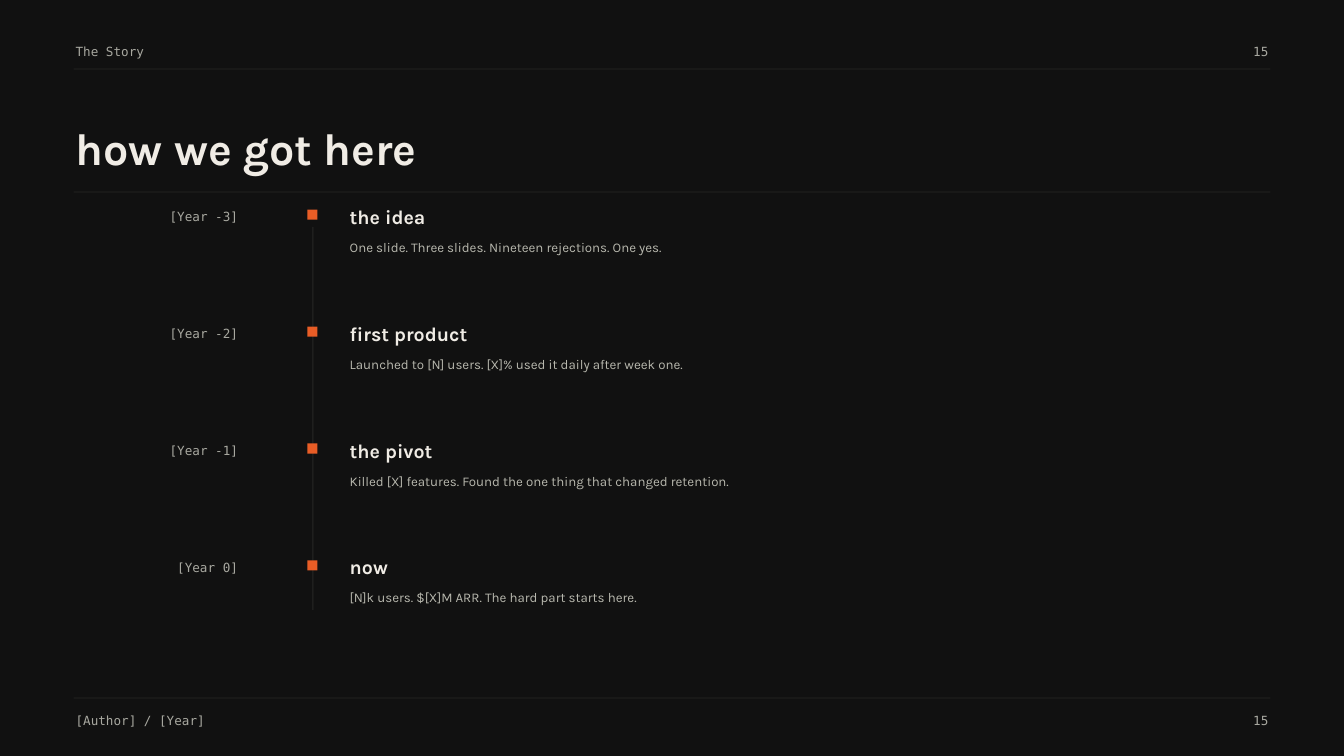
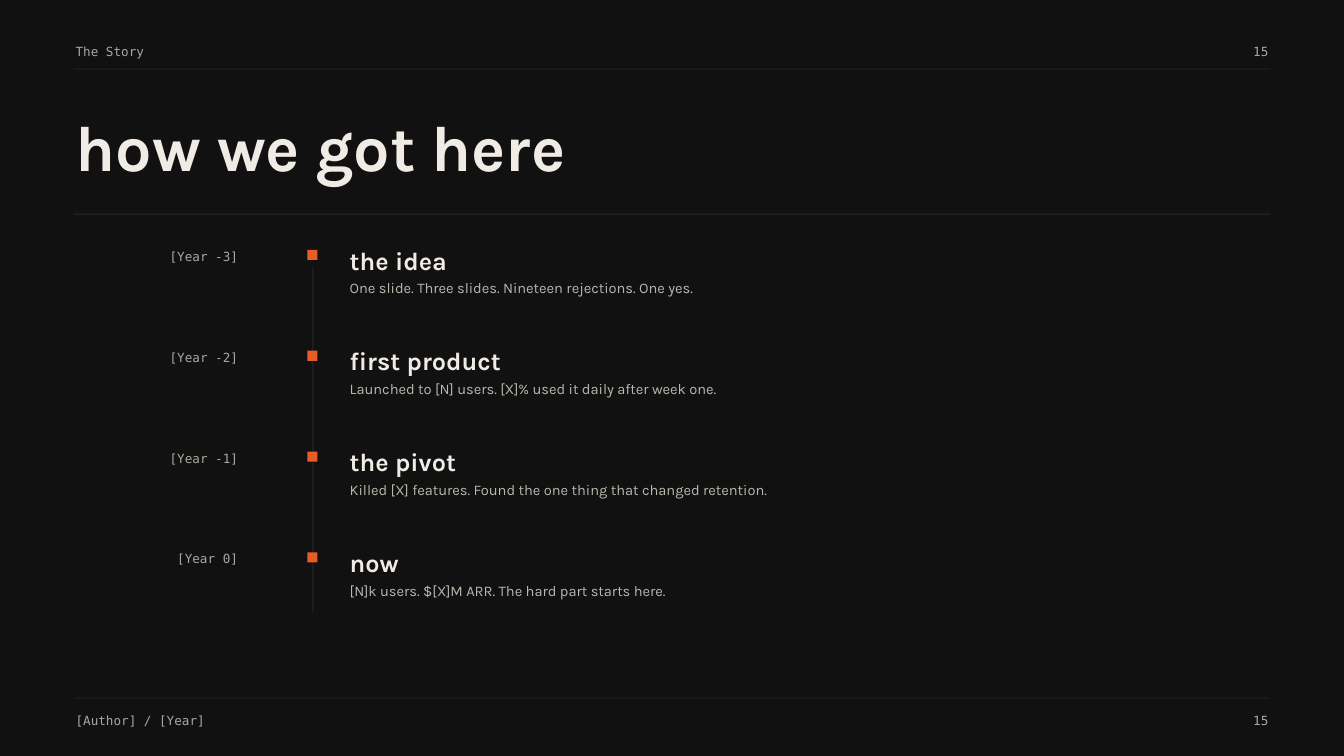
Before and after one commit to hustcer/pptx-nova, a slide deck: slide 14 of assets/examples/broadside/deck.pptx. Drawn at 1344x756 pixels with LibreOffice and Linux fonts; fonts in the diff are those of the drawing. Boxes give left, top, right and bottom in pixels: in the first picture for what was removed or moved away, otherwise in the second. Text is boxed around its words. In the diff, an @@ line names an element or a change of style, - is before the commit and + after.

```diff
--- a/assets/examples/broadside/deck.pptx
+++ b/assets/examples/broadside/deck.pptx
@@ text "how we got here": place and size @@
-text "how we got here" at (76, 134, 417, 177)
+text "how we got here" at (76, 126, 566, 187)
@@ text "how we got here" at (76, 126, 566, 187): size 32 to 46 pt @@
@@ rectangle: place and size @@
-rectangle at (74, 192, 1270, 193)
+rectangle at (74, 214, 1270, 215)
@@ text "[Year -3]": place and size @@
-text "[Year -3]" at (170, 211, 238, 223)
+text "[Year -3]" at (170, 251, 238, 263)
@@ rectangle: place and size @@
-rectangle at (308, 210, 318, 220)
+rectangle at (308, 250, 318, 260)
@@ rectangle: place and size @@
-rectangle at (313, 227, 314, 610)
+rectangle at (313, 267, 314, 612)
@@ size 14 to 18 pt in 4 elements at (350, 559, 399, 573), (350, 453, 456, 477), (350, 352, 501, 376), (350, 252, 447, 271) @@
@@ text "the idea": place and size @@
-text "the idea" at (350, 210, 425, 225)
+text "the idea" at (350, 252, 447, 271)
@@ size 9.5 to 10.5 pt in 4 elements at (350, 585, 666, 600), (350, 484, 767, 499), (350, 383, 716, 398), (350, 283, 693, 297) @@
@@ text "One slide. Three slides. Nineteen ...": place and size @@
-text "One slide. Three slides. Nineteen ..." at (350, 243, 661, 255)
+text "One slide. Three slides. Nineteen ..." at (350, 283, 693, 297)
@@ text "[Year -2]": place and size @@
-text "[Year -2]" at (170, 328, 238, 340)
+text "[Year -2]" at (170, 352, 238, 364)
@@ rectangle: place and size @@
-rectangle at (308, 327, 318, 337)
+rectangle at (308, 351, 318, 361)
@@ text "first product": place and size @@
-text "first product" at (350, 327, 467, 346)
+text "first product" at (350, 352, 501, 376)
@@ text "Launched to [N] users. [X]% ...": place and size @@
-text "Launched to [N] users. [X]% ..." at (350, 359, 682, 372)
+text "Launched to [N] users. [X]% ..." at (350, 383, 716, 398)
@@ text "[Year -1]": place and size @@
-text "[Year -1]" at (170, 445, 238, 457)
+text "[Year -1]" at (170, 453, 238, 465)
@@ text "the pivot": place and size @@
-text "the pivot" at (350, 444, 432, 463)
+text "the pivot" at (350, 453, 456, 477)
@@ rectangle: place and size @@
-rectangle at (308, 444, 318, 454)
+rectangle at (308, 452, 318, 462)
@@ text "Killed [X] features. Found the ...": place and size @@
-text "Killed [X] features. Found the ..." at (350, 476, 729, 489)
+text "Killed [X] features. Found the ..." at (350, 484, 767, 499)
@@ text "[Year 0]": place and size @@
-text "[Year 0]" at (177, 562, 238, 574)
+text "[Year 0]" at (177, 553, 238, 565)
@@ rectangle: place and size @@
-rectangle at (308, 561, 318, 571)
+rectangle at (308, 553, 318, 563)
@@ text "[N]k users. $[X]M ARR. The ...": place and size @@
-text "[N]k users. $[X]M ARR. The ..." at (350, 592, 637, 605)
+text "[N]k users. $[X]M ARR. The ..." at (350, 585, 666, 600)
```
Also in this commit, not shown: 9 other slides changed, 7 other files.
